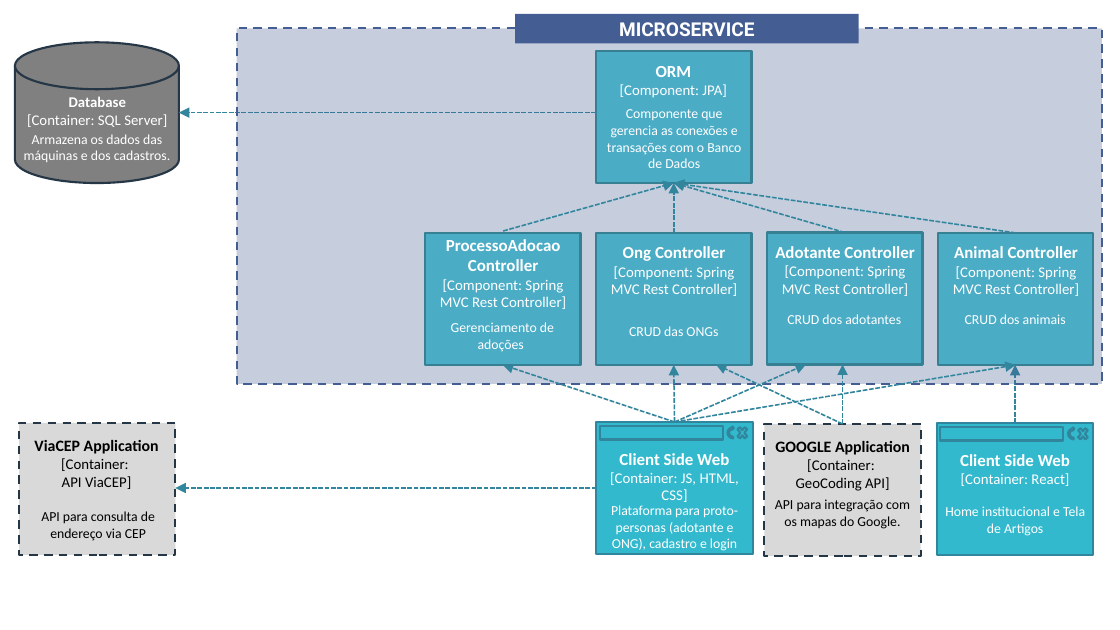
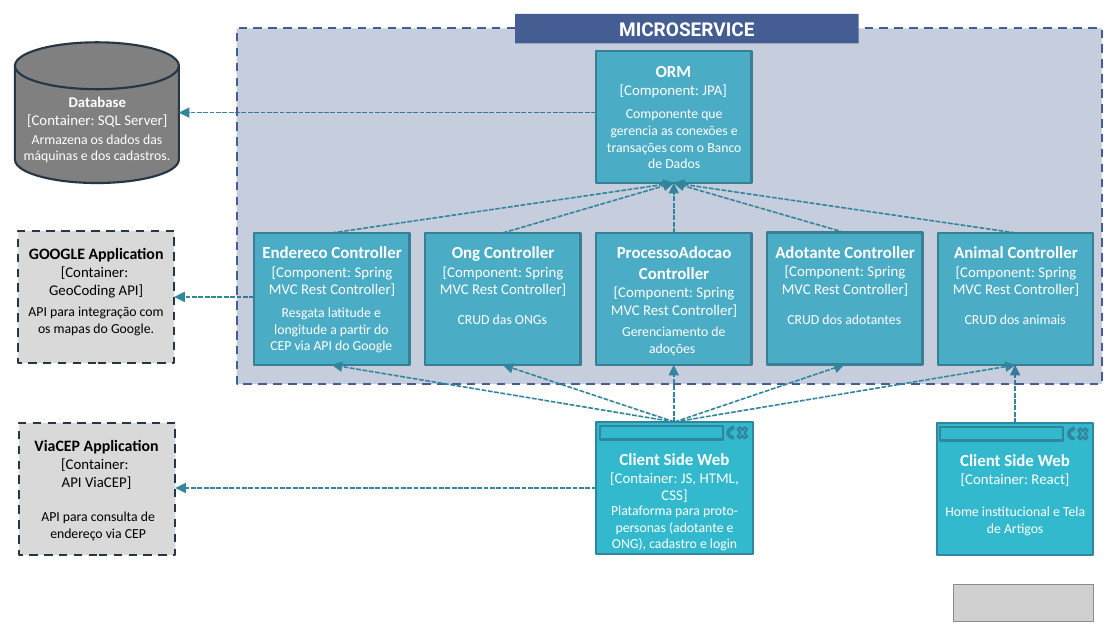
Before and after one commit to Pederzini/miaudote, a slide deck: slide 3 of Documentos/Arquitetura/Arquitetura_MiauDote.pptx. Drawn at 1120x630 pixels with LibreOffice and Linux fonts; fonts in the diff are those of the drawing; grey boxes stand for pictures. Boxes give left, top, right and bottom in pixels: in the first picture for what was removed or moved away, otherwise in the second. Text is boxed around its words. In the diff, an @@ line names an element or a change of style, - is before the commit and + after.

Commit message:
Ajusta ppt da arquitetura de componentes

```diff
--- a/Documentos/Arquitetura/Arquitetura_MiauDote.pptx
+++ b/Documentos/Arquitetura/Arquitetura_MiauDote.pptx
@@ arrow added from (332, 233) to (674, 183), #31859C 1.5 pt dashed @@
@@ 2 texts, 1 rectangle: place and size @@
-2 texts, 1 rectangle at (764,424,920,556)
+2 texts, 1 rectangle at (18,231,174,363)
@@ rectangle added at (254,233,409,365), fill #4BACC6, outline #377F92 2 pt @@
@@ text "Ong Controller": place and size @@
-text "Ong Controller" at (440,239,566,309)
+text "Ong Controller" at (440,246,566,296)
@@ text added at (262,246,401,296), 14 pt, text #FFFFFF @@
+Endereco Controller
+[Component: Spring MVC Rest Controller]
@@ text at (452,246,554,261): text changed @@
-ProcessoAdocao Controller
+Ong Controller
@@ text at (617,246,732,279): text changed @@
-Ong Controller
+ProcessoAdocao Controller
@@ arrow added from (254, 297) to (174, 297), #31859C 1.5 pt dashed @@
@@ text added at (270,307,393,353), 13 pt, text #FFFFFF @@
+Resgata latitude e longitude a partir do CEP via API do Google
@@ text "CRUD das ONGs": place and size @@
-text "CRUD das ONGs" at (629,326,718,336)
+text "CRUD das ONGs" at (458,314,547,324)
@@ text "Gerenciamento de adoções": place and size @@
-text "Gerenciamento de adoções" at (451,322,554,352)
+text "Gerenciamento de adoções" at (622,326,725,356)
@@ arrow added from (674, 422) to (332, 365), #31859C 1.5 pt dashed @@
@@ arrow moved from (674, 422) - (806, 364) to (674, 422) - (845, 364) @@
@@ arrow removed from (843, 424) to (716, 364) @@
@@ arrow removed from (843, 424) to (843, 364) @@
@@ picture added at (954,584,1093,622) @@
```
Also in this commit, not shown: 1 other slide changed, 1 slide added, 1 slide removed.
